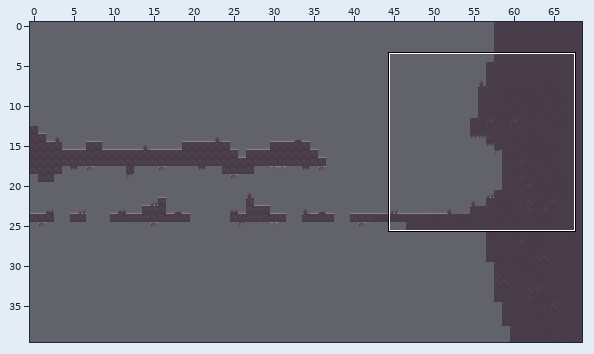
Tiled map, stored at tiles_definitivo/nodos/Up/Mininode_9.tmx. The first picture is a wide view before the edit; the outline marks the close-up.
Close-up. As it was:
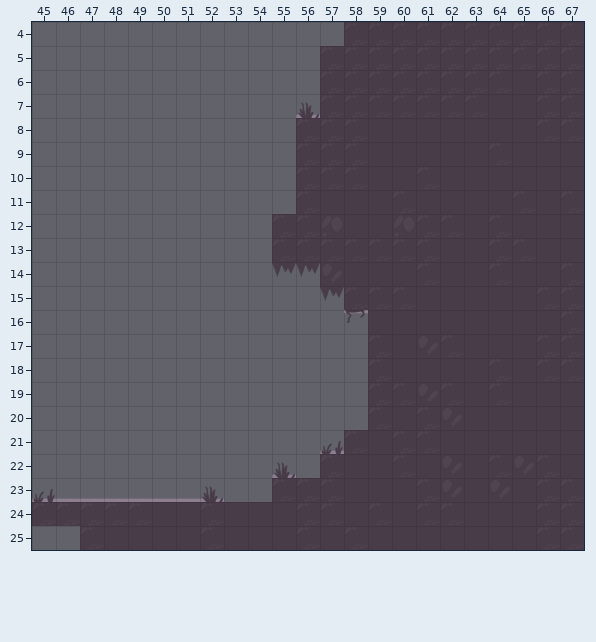
Cells are 70x70 px. Shown: x 45..67, y 4..25.
After:
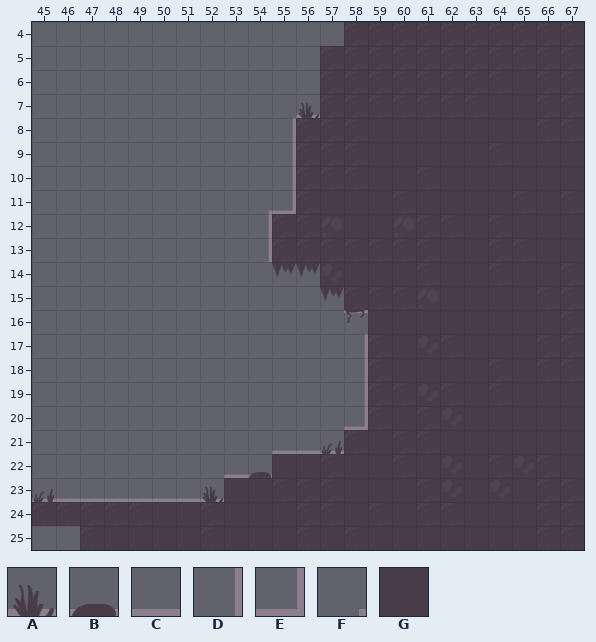
Key: from "tiles_fv": A 0 "dec_1", B 3 "dec_4", C 7 "shadow_1", D 10 "shadow_4", E 14 "shadow_8", F 22 "shadow_c_4", G 25 "slice03_03_1".
_ is an empty cell.
From old to new:
Layer "Capa de Patrones 1":
y 8..10: x 55 _ -> D
y 11: x 54..55 __ -> FE
y 12..13: x 54 _ -> D
y 17..19: x 58 _ -> D
y 20: x 58 _ -> E
y 21: x 55..56 __ -> CC
y 22: x 53..56 __A_ -> CBGG
y 23: x 53..54 __ -> GG
Boxes around the changes in both close-ups, in picture pixels (x1, y1, x2, y2):
added: (268, 118, 296, 262)
added: (344, 334, 368, 430)
changed: (224, 450, 320, 502)
